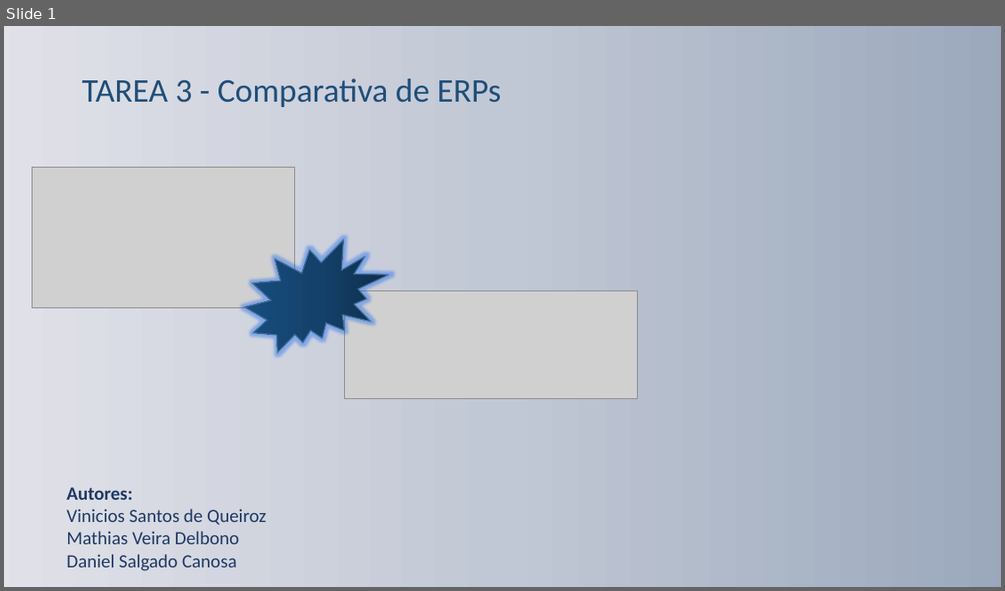
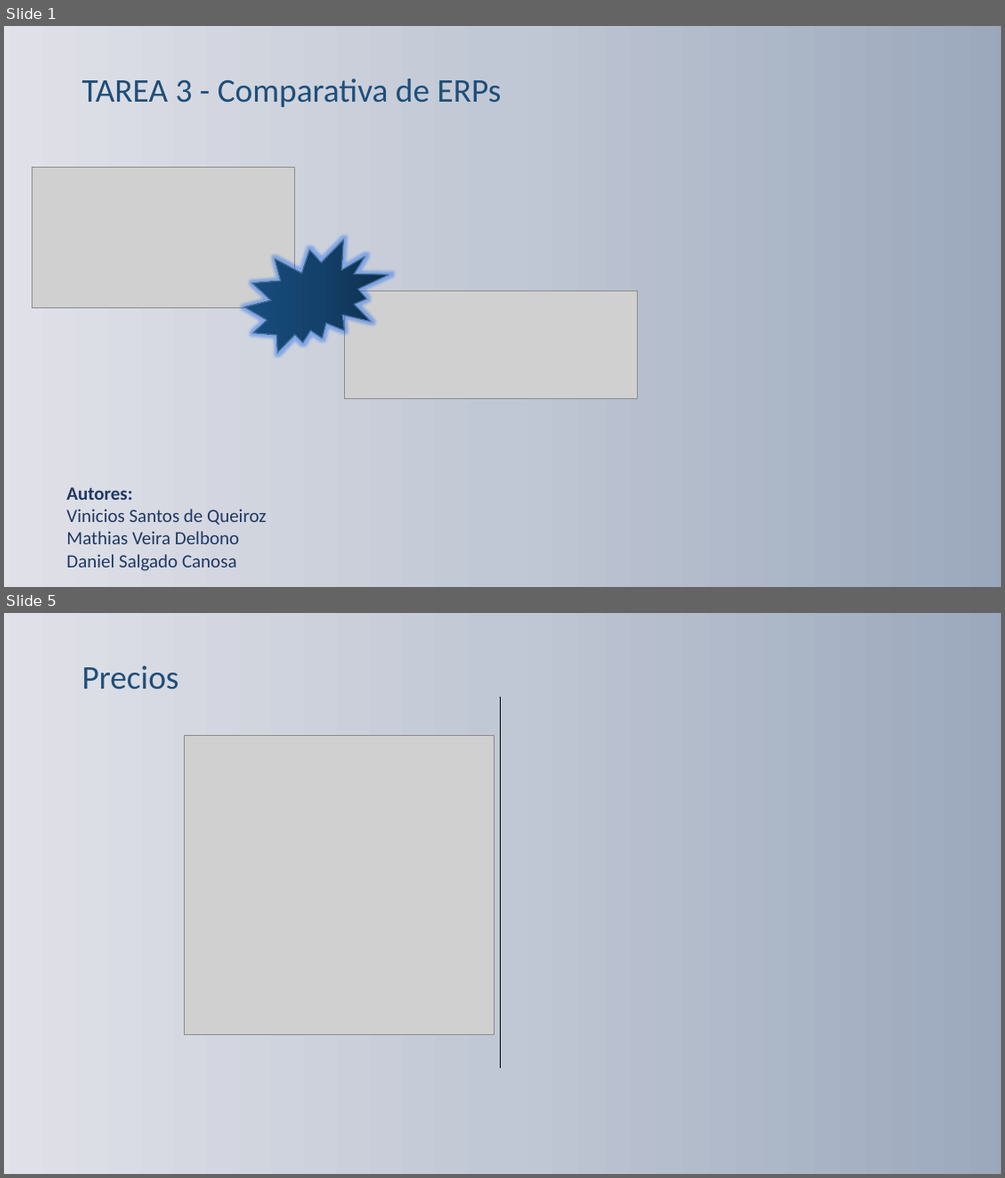
Before and after one commit to Caanosa/DanielSalgadoAN, a slide deck: Sistemas de gestión empresarial/PresentaciónERP.pptx. Shown one above the other, each under a label of ours: slide 1 before the commit, slides 1 and 5 after it; the slides between them are not shown. The pictures are 1005x591 and 1005x1178 pixels, drawn with LibreOffice and Linux fonts; fonts in the diff are those of the drawing; grey boxes stand for pictures; background and template pictures are left out. Boxes give left, top, right and bottom in pixels: in the first picture for what was removed or moved away, otherwise in the second. Text is boxed around its words. In the diff, an @@ line names an element or a change of style, - is before the commit and + after.

```diff
--- a/Sistemas de gestión empresarial/PresentaciónERP.pptx
+++ b/Sistemas de gestión empresarial/PresentaciónERP.pptx
@@ slide 5 added at bbox=[4, 613, 1001, 1174], background #FFFFFF @@
@@ rectangle added at bbox=[4, 613, 1001, 1174], fill gradient #9AA6BC to #C3C9D5 to #E2E4EA, outline #BDD7EE 1 pt @@
@@ text added at bbox=[82, 666, 179, 690], 32 pt, text #1F4E79 @@
+Precios
@@ line added from (501, 697) to (501, 1068), #000000 0.5 pt @@
@@ picture added at bbox=[184, 736, 494, 1035] @@
```
Also in this commit, not shown: 1 slide changed, 3 other slides added, 3 slides removed, 1 other file.
